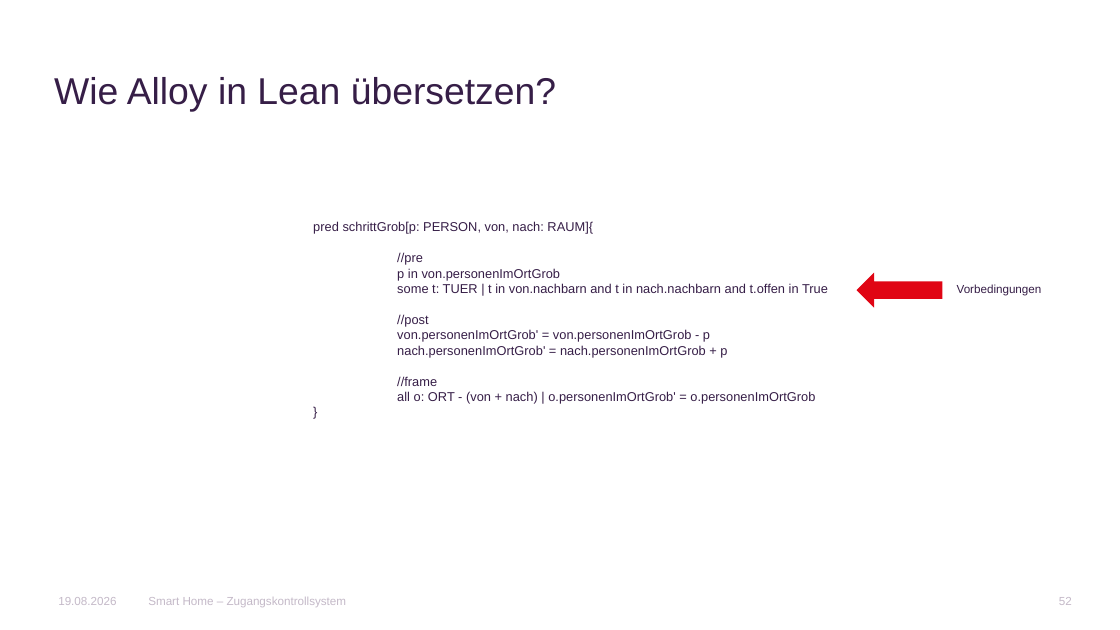
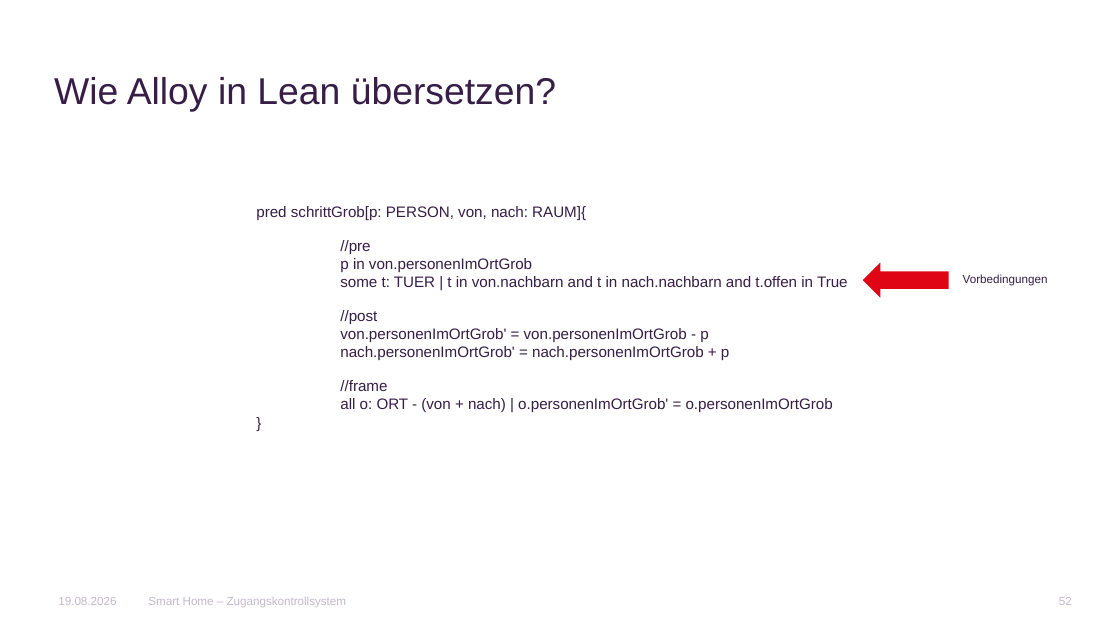
Before and after one commit to AnnaLiviaMartin/rs-smart-home, a slide deck: slide 52 of presentation/Smart_Home_Zugangskontrollsystem.pptx. Drawn at 1120x630 pixels with LibreOffice and Linux fonts; fonts in the diff are those of the drawing; background and template pictures are left out. Boxes give left, top, right and bottom in pixels: in the first picture for what was removed or moved away, otherwise in the second. Text is boxed around its words. In the diff, an @@ line names an element or a change of style, - is before the commit and + after.

```diff
--- a/presentation/Smart_Home_Zugangskontrollsystem.pptx
+++ b/presentation/Smart_Home_Zugangskontrollsystem.pptx
@@ text "pred schrittGrob[p: PERSON, von, nach: ...": place and size @@
-text "pred schrittGrob[p: PERSON, von, nach: ..." at [313,221,828,404]
+text "pred schrittGrob[p: PERSON, von, nach: ..." at [256,206,848,412]
@@ text "pred schrittGrob[p: PERSON, von, nach: ..." at [256,206,848,412]: size 11 to 13 pt @@
@@ right arrow: place and size @@
-right arrow at [857,272,943,308]
+right arrow at [863,263,949,298]
@@ text "Vorbedingungen": place and size @@
-text "Vorbedingungen" at [957,284,1042,296]
+text "Vorbedingungen" at [963,274,1048,286]
```
Also in this commit, not shown: 33 other slides changed.
